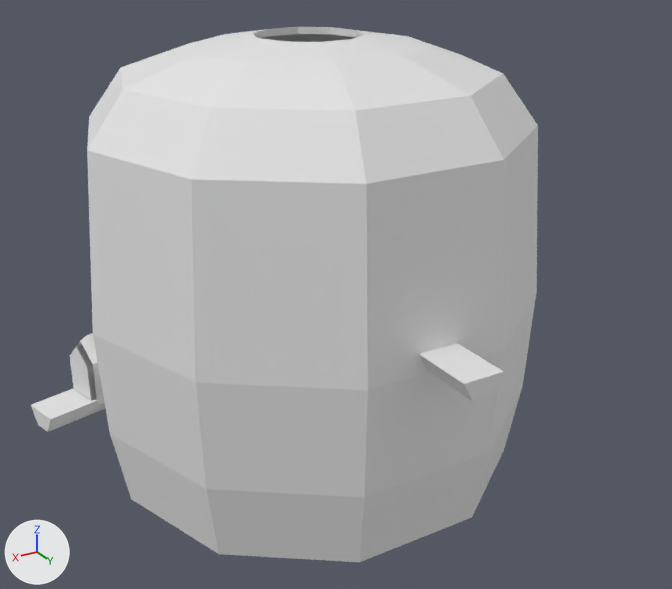
One commit to the FBX model Group6-Game/Assets/BlenderModels/Zone02-CentralCamber.fbx: the scene before it, then after it.
Rendered twice from a 50 mm camera at (45.8, 130.4, 45.9) aimed at (-2.7, 49.6, 5.5). The lights are fixed; the arrows at lower left show +X, +Y and +Z. Where no turn or scale is listed for an object, it has been applied to the vertices.
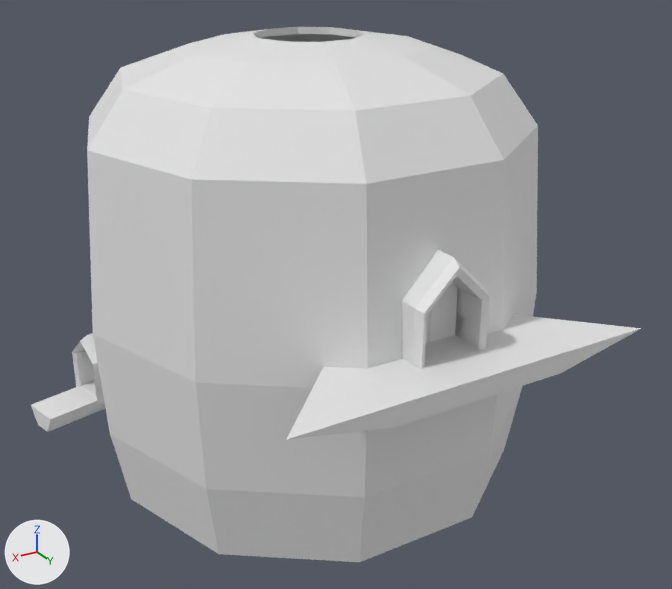
Changed parts and their boxes (x1, y1, x2, y2) in the pictures (672 x 589 px):
'Cube.003', reshaped: before (419, 343, 504, 402); after (286, 314, 641, 440)
'doorframe', added: after (402, 250, 489, 368)
'doorwayL', added: after (428, 282, 458, 342)
'doorway_boolean.001', deleted: before (70, 345, 96, 400)
'doorwayR', added: after (425, 311, 430, 343)
part 1 of me_torus_001, built on: before (366, 160, 504, 390); after (366, 160, 504, 368)

The edits, one by one:
me_cube_005 is used by ob_cube_003; location (0.0, 61.8, 8.1).
me_cube_005 had 8 vertices, 6 faces and spanned x -2.1..2.1, y -6.0..16.2, z -1.0..1.0.
me_cube_005 now has 16 vertices, 14 faces and spans x -18.6..18.6, y -6.0..16.2, z -1.0..1.0.
Part 2, on me_cube_005:
2 vertices are removed from x -2.1..2.1, y 16.2, z 1.0.
5 faces are deleted.
2 vertices move from x -1.0..1.0, y 16.2, z -1.0 to x -8.8..8.8, y 16.2, z -1.0.
10 vertices are added at x -18.6..18.6, y -1.9..16.2, z -1.0..1.0.
13 new faces join them.
me_torus_001 is used by ob_torus; location (0.0, 48.9, 7.1).
me_torus_001 had 161 vertices, 154 faces and spanned x -24.1..24.1, y -23.0..23.0, z -19.9..26.4.
me_torus_001 now has 171 vertices, 161 faces and spans x -24.1..24.1, y -23.0..23.0, z -19.9..26.4.
Part 1, on me_torus_001:
2 faces are deleted.
10 vertices are added at x -2.9..2.9, y 20.8..22.8, z 1.7..9.6.
9 new faces join them.
Mesh me_cube_001 is new.
It has 30 vertices, 30 faces and spans x -3.82..3.82, y -4.57..1.39, z -4.3..6.4.
Mesh me_cube_004 is new.
It has 176 vertices, 178 faces and spans x 0.0..3.02, y -3.95..-2.28, z -3.11..4.92.
Mesh me_cube_003 is new.
It has 176 vertices, 178 faces and spans x -3.02..0.0, y -3.95..-2.28, z -3.11..4.92.
Object 'doorway_boolean.001' (ob_doorway_boolean_001) is deleted.
Object 'doorframe' (ob_doorframe) is new; it shows me_cube_001.
Its location is (0.0, 72.6, 11.7).
Object 'doorwayR' (ob_doorwayr) is new; it shows me_cube_004.
Its location is (0.0, 72.6, 11.7).
Object 'doorwayL' (ob_doorwayl) is new; it shows me_cube_003.
Its location is (0.0, 72.6, 11.7).
